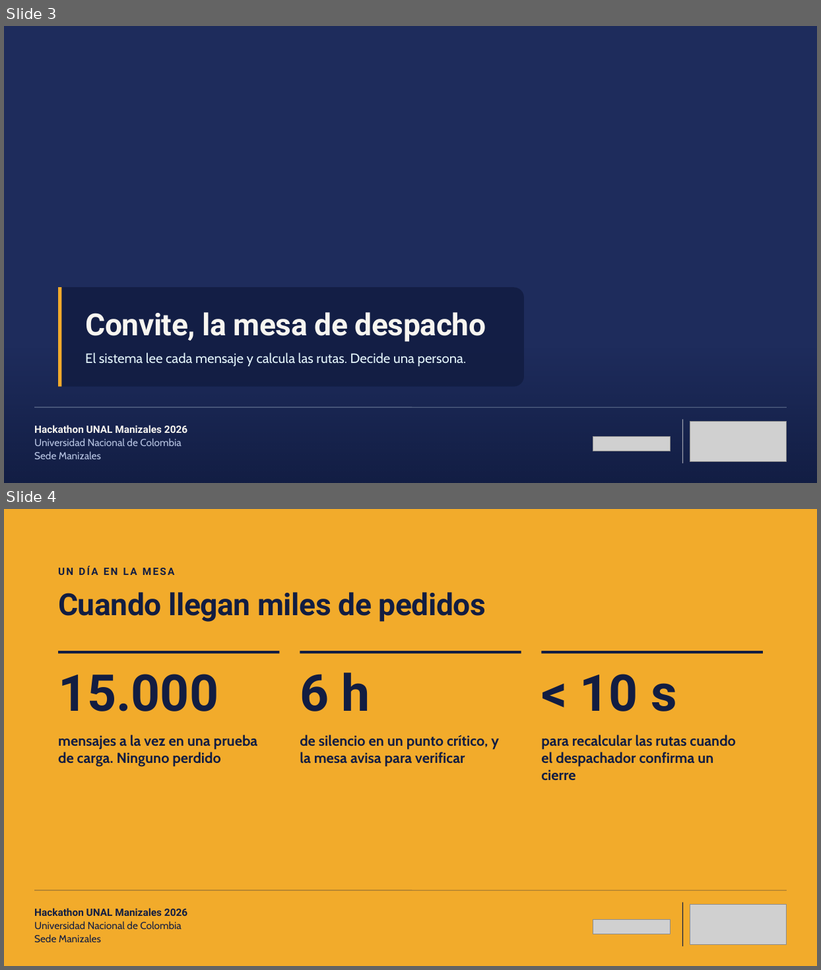
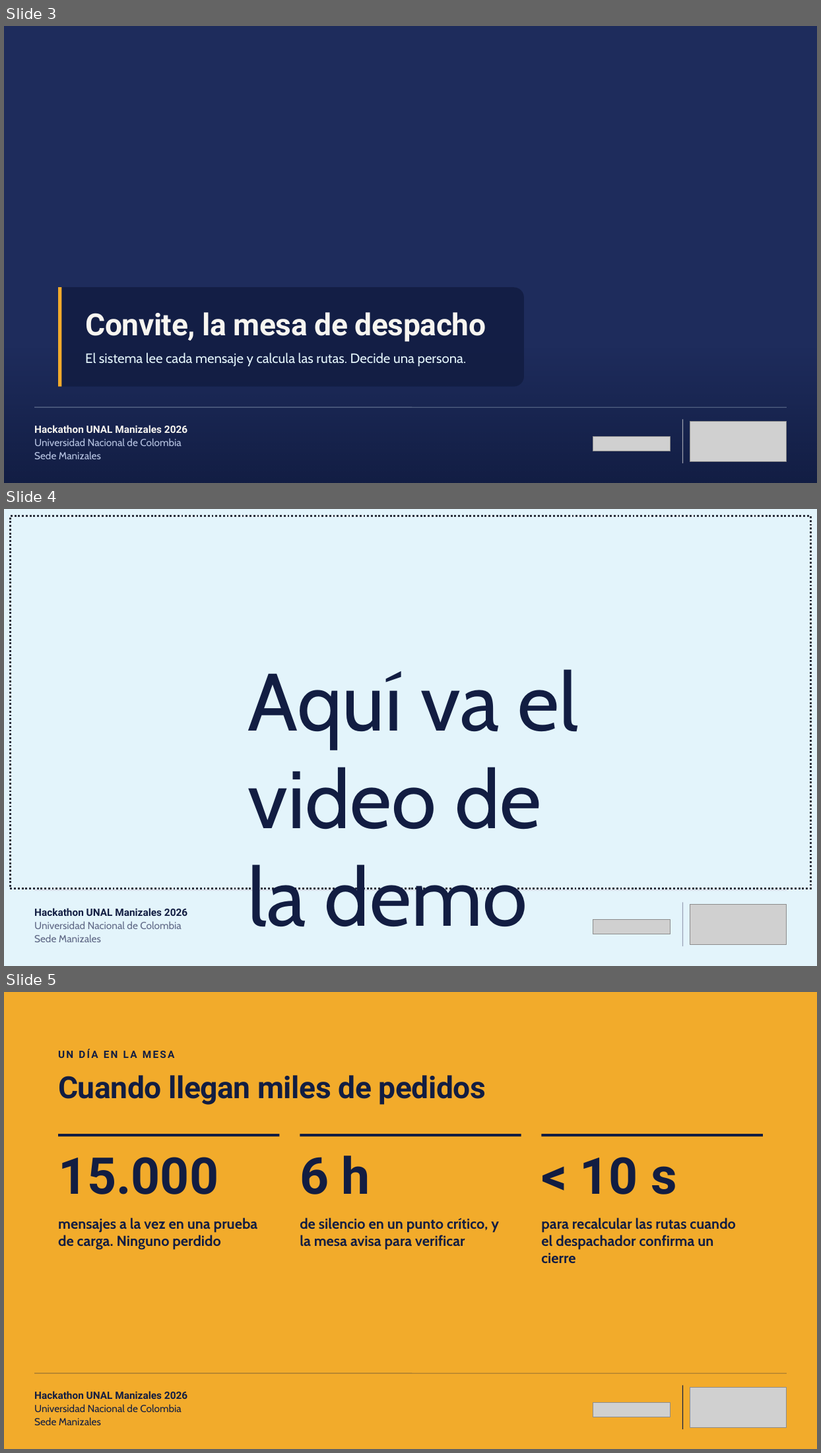
Before and after one commit to cmorregof/despachoX, a slide deck: pitch/Convite_pitch_semifinal.pptx. Shown one above the other, each under a label of ours: slides 3 and 4 before the commit, slides 3, 4 and 5 after it. The pictures are 821x970 and 821x1453 pixels, drawn with LibreOffice and Linux fonts; fonts in the diff are those of the drawing; grey boxes stand for pictures; background and template pictures are left out. Boxes give left, top, right and bottom in pixels: in the first picture for what was removed or moved away, otherwise in the second. Text is boxed around its words. In the diff, an @@ line names an element or a change of style, - is before the commit and + after.

```diff
--- a/pitch/Convite_pitch_semifinal.pptx
+++ b/pitch/Convite_pitch_semifinal.pptx
@@ slide 4 added at (4,509,817,966), background #E3F4FB @@
@@ rectangle added at (10,516,811,889), outline #292D3A 2.25 pt dashed @@
@@ text added at (248,669,578,927), 96 pt, text #121D42 @@
+Aquí va el video de la demo
@@ line added from (34, 891) to (787, 891), #D8DDE8 1 pt @@
@@ rectangle added at (682,903,683,947), fill #9AA1B5 @@
@@ picture added at (690,904,787,945) @@
@@ text added at (34,908,187,916), 12 pt, text #121D42, bold @@
+Hackathon UNAL Manizales 2026
@@ text added at (34,921,181,929), 12 pt, text #5E6785 @@
+Universidad Nacional de Colombia
@@ picture added at (593,920,671,935) @@
@@ text added at (34,935,101,943), 12 pt, text #5E6785 @@
+Sede Manizales
@@ what was slide 4 is now slide 5 @@
```
Also in this commit, not shown: 1 other file.
